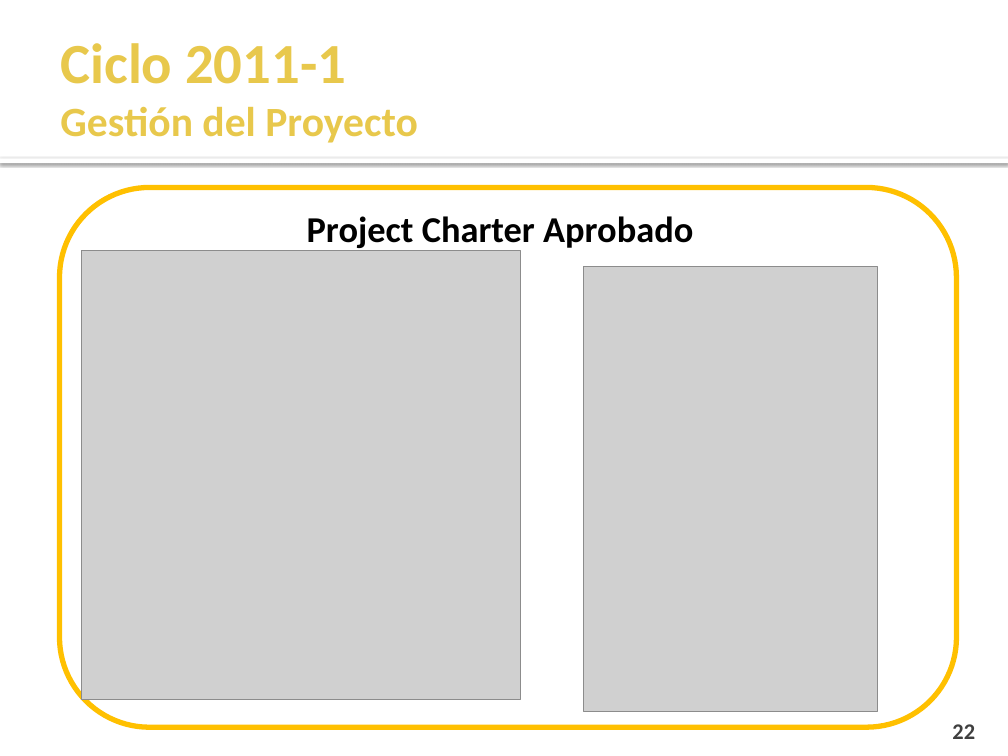
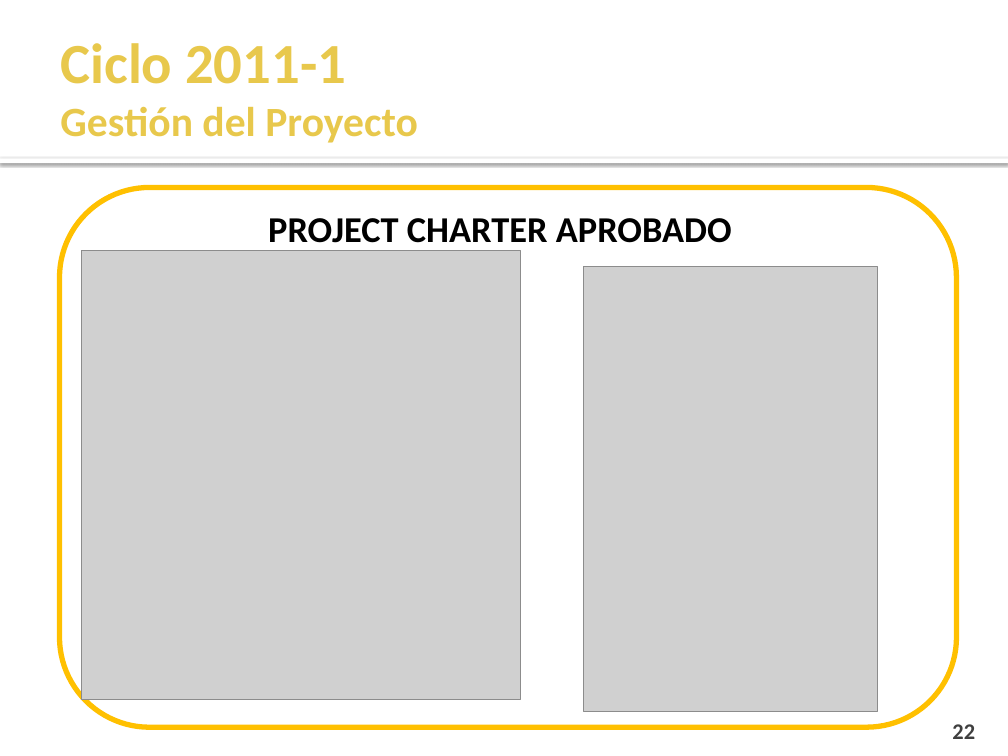
Before and after one commit to cms/proyecto-fya, a slide deck: slide 22 of Presentacion Final Ciclo 2011-1/Presentación Semana 17.pptx. Drawn at 1008x756 pixels with LibreOffice and Linux fonts; fonts in the diff are those of the drawing; grey boxes stand for pictures; background and template pictures are left out. Boxes give left, top, right and bottom in pixels: in the first picture for what was removed or moved away, otherwise in the second. Text is boxed around its words. In the diff, an @@ line names an element or a change of style, - is before the commit and + after.

```diff
--- a/Presentacion Final Ciclo 2011-1/Presentación Semana 17.pptx
+++ b/Presentacion Final Ciclo 2011-1/Presentación Semana 17.pptx
@@ text at (268, 218, 732, 251): text changed @@
-Project Charter Aprobado
+PROJECT CHARTER APROBADO
```
Also in this commit, not shown: 8 other slides changed, 1 slide added, 1 slide removed.
